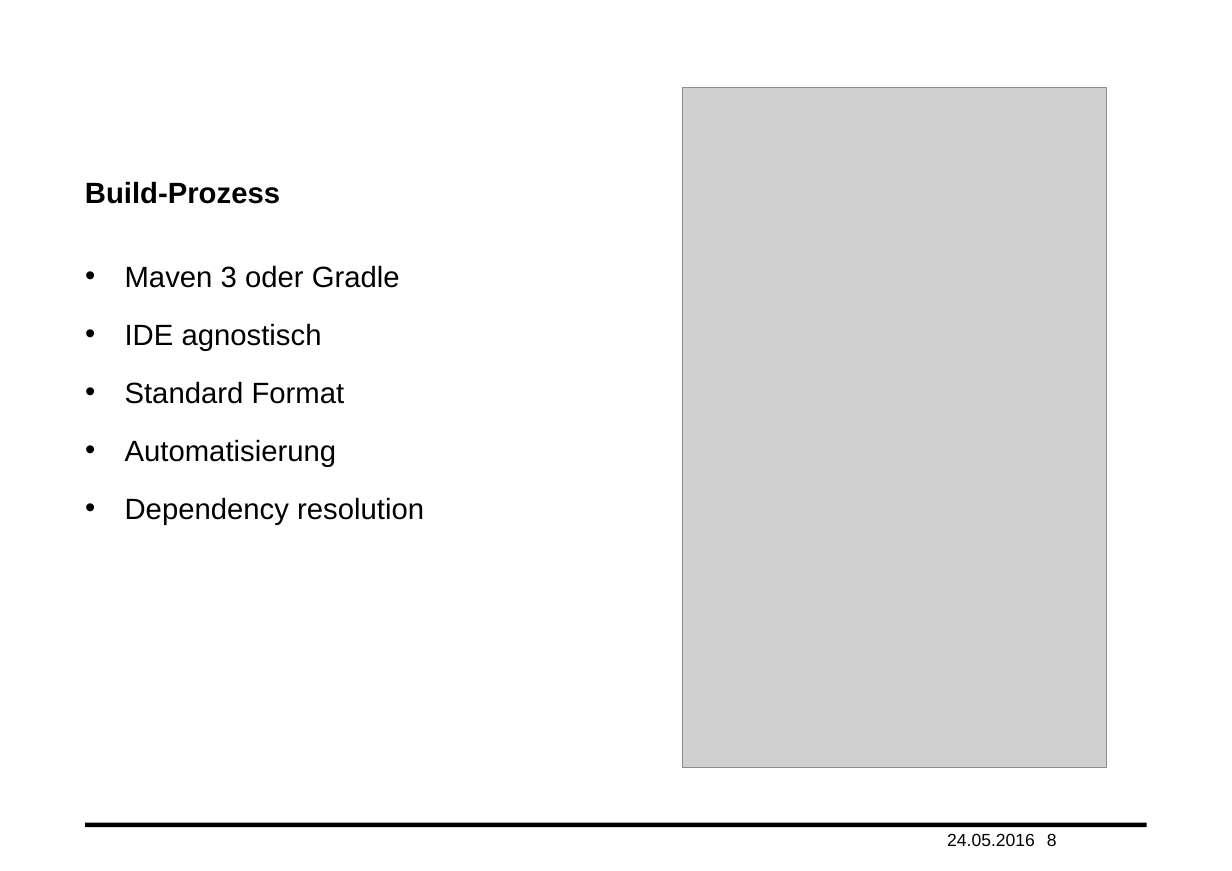
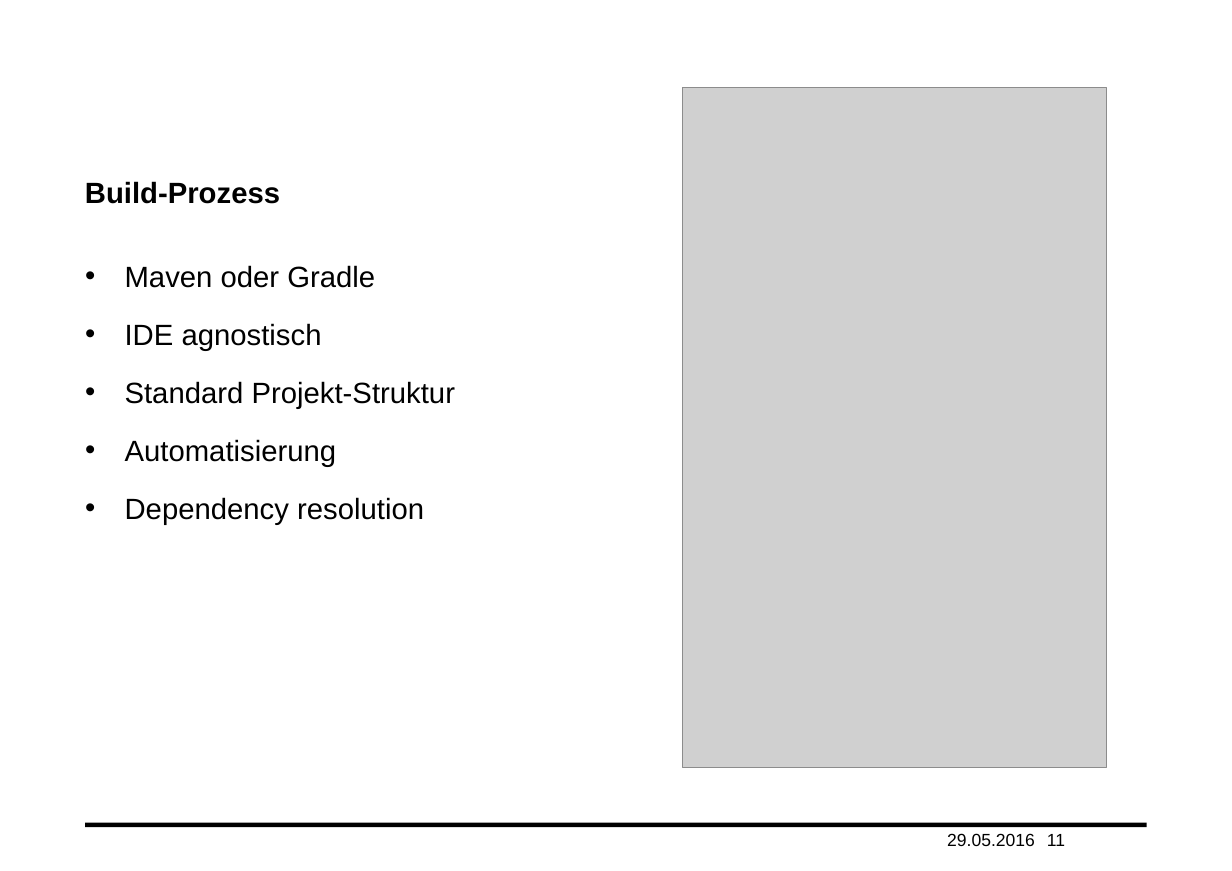
Before and after one commit to haisi/oop2Project, a slide deck: slide 11 of presentation.pptx (slide 8 before the commit). Drawn at 1232x871 pixels with LibreOffice and Linux fonts; fonts in the diff are those of the drawing; grey boxes stand for pictures; background and template pictures are left out. Boxes give left, top, right and bottom in pixels: in the first picture for what was removed or moved away, otherwise in the second. Text is boxed around its words. In the diff, an @@ line names an element or a change of style, - is before the commit and + after.

```diff
--- a/presentation.pptx
+++ b/presentation.pptx
@@ text at <box>125,265,375,288</box>: text changed @@
-• Maven 3 oder Gradle
+• Maven oder Gradle
@@ text at <box>125,381,455,409</box>: text changed @@
-• Standard Format
+• Standard Projekt-Struktur
@@ text at <box>947,833,1035,846</box>: text changed @@
-24.05.2016
+29.05.2016
@@ page number at <box>1047,834,1065,846</box>: text changed @@
-8
+11
```
Also in this commit, not shown: 8 other slides changed, 3 slides added.
